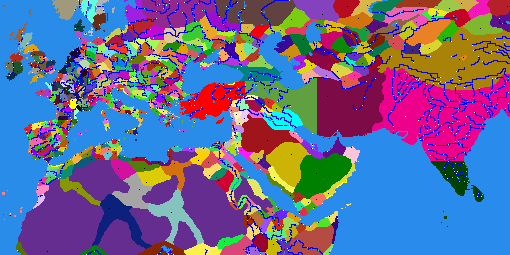
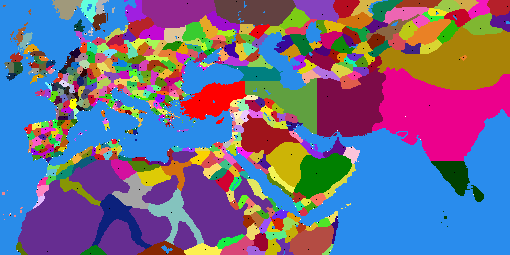
Before/after of a (510, 255) layered artwork. What changed in the layer stack:
hid "map_features_transparent", painted on it over [left=3, top=0, right=510, bottom=255]
painted on "map_regions" over [left=262, top=109, right=303, bottom=131]
showed "map_features", painted on it over [left=3, top=0, right=510, bottom=255]
